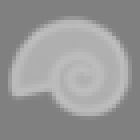
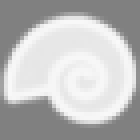
Revision of a layered 140 × 140 image; what changed, layer by layer:
added layer "Calque 11" above "Calque 10" over (0, 12, 140, 128)
hid "Calque 7" over (8, 16, 132, 120)
